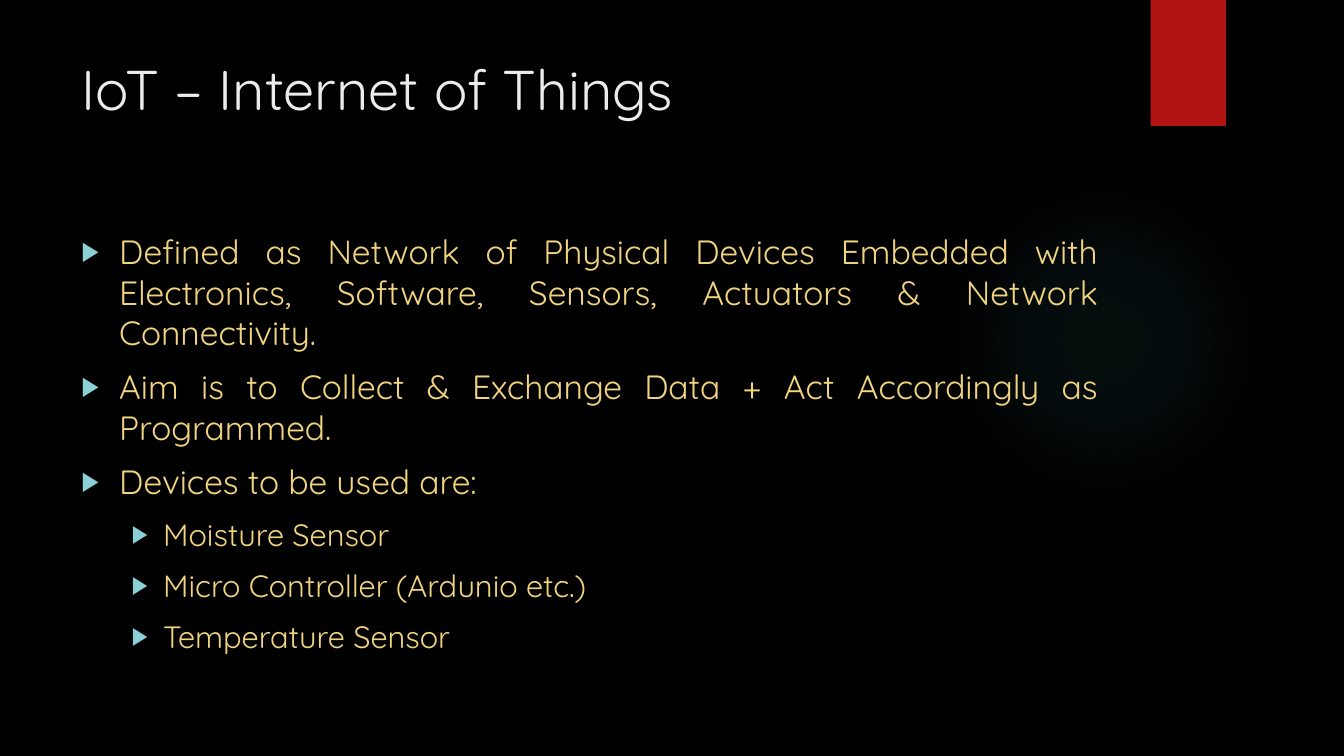
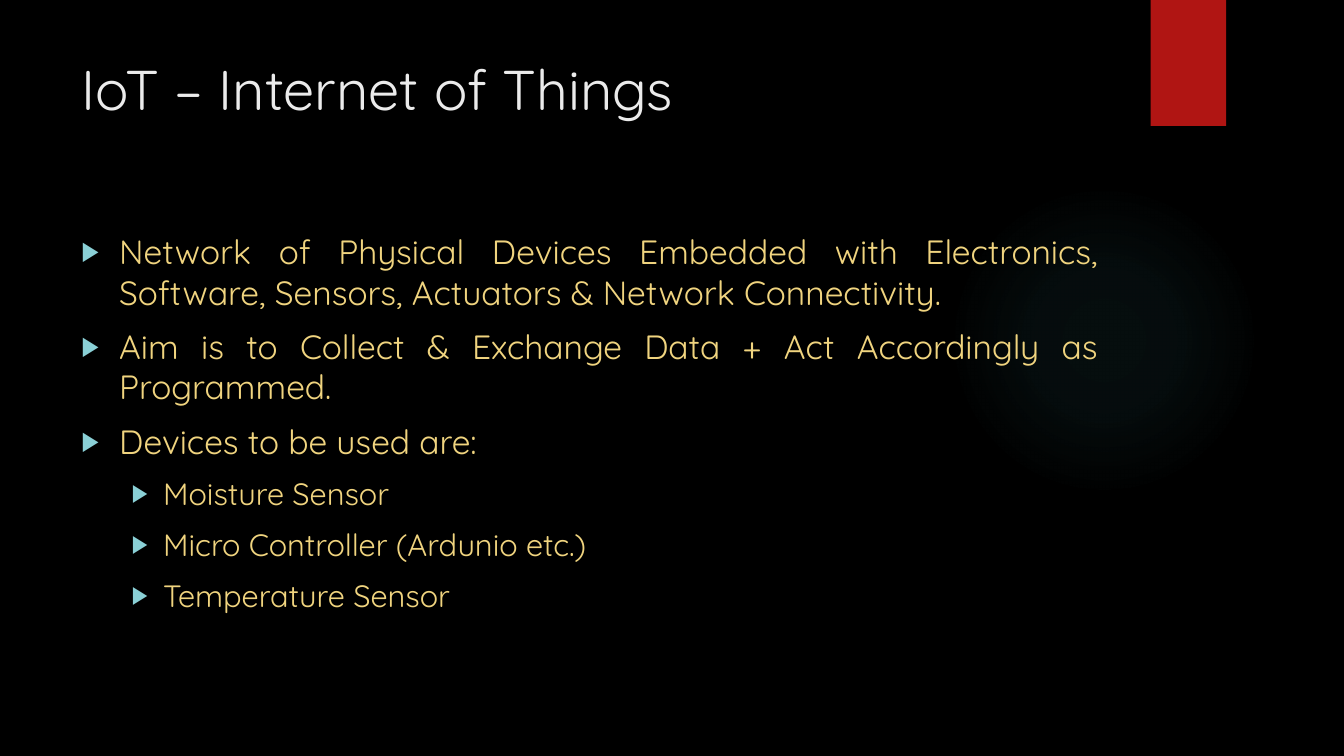
Before and after one commit to meet16/SmartFarm, a slide deck: slide 5 of Agri/SmartFarm.pptx (slide 6 before the commit). Drawn at 1344x756 pixels with LibreOffice and Linux fonts; fonts in the diff are those of the drawing; background and template pictures are left out. Boxes give left, top, right and bottom in pixels: in the first picture for what was removed or moved away, otherwise in the second. Text is boxed around its words. In the diff, an @@ line names an element or a change of style, - is before the commit and + after.

```diff
--- a/Agri/SmartFarm.pptx
+++ b/Agri/SmartFarm.pptx
@@ text at [119, 239, 1097, 312]: text changed @@
-▶ Defined as Network of Physical Devices Embedded with Electronics, Software, Sensors, Actuators & Network Connectivity.
+▶ Network of Physical Devices Embedded with Electronics, Software, Sensors, Actuators & Network Connectivity.
```
Also in this commit, not shown: 3 other slides changed, 1 slide added, 2 slides removed, 1 other file.
